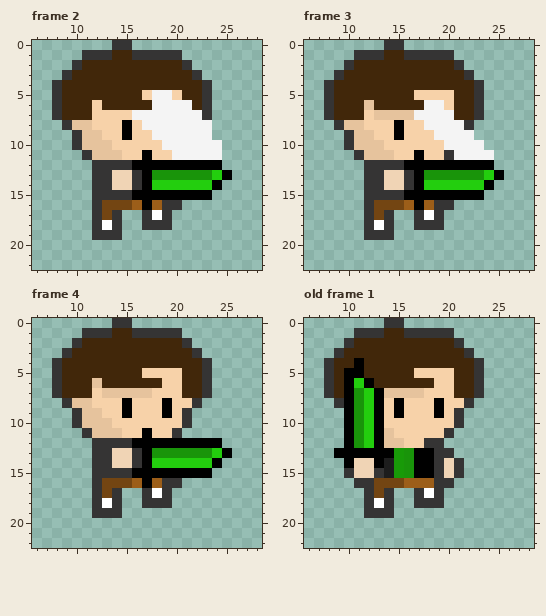
Pixel-art file -- Assets/Personajes/Ben/Ben 10 Ataque en aire.ase. The picture above was drawn from the file before the commit.
32x32 pixels, 4 frames. Shown: frame 2: x 6..28, y 0..22; frame 3: x 6..28, y 0..22; frame 4: x 6..28, y 0..22; old frame 1: x 6..28, y 0..22. The commit also changed other frames, which this record leaves out.
The same view after the edit:
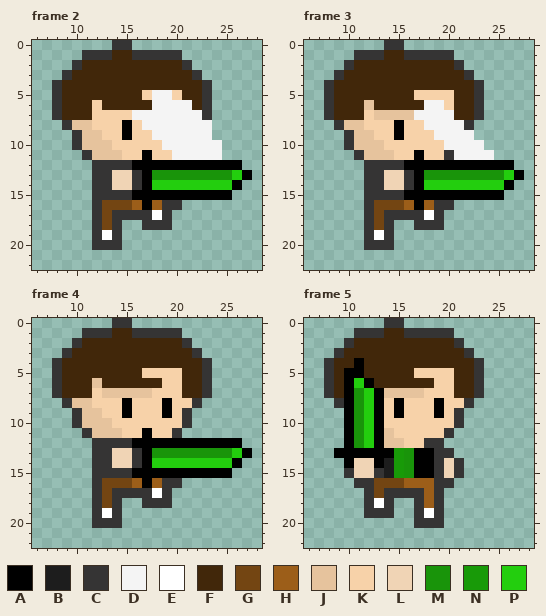
Palette (. is transparent): A #000000  B #1d1d1d  C #353434  D #f4f4f4  E #ffffff  F #41270a  G #734512  H #9c5e19  J #e6c39d  K #f7d2a9  L #f0d4b5  M #19940a  N #189a08  P #23ce0e
A new or re-ordered frame is compared with the old frame closest to it.
Edits made:
frames 4 -> 8
Changed rows in their new state; - is an unchanged pixel.
Frame 2, layers "Espada", "Ropa":
first column x 12:
12 -------------AA-
13 ------------MMPA
14 ------------PPA-
15 ------------AA--
17 ---CC-----------
18 -G--------------
19 -E--------------
20 CCC-------------
Frame 3, layers "Espada", "Ropa": the same change as frame 2
Frame 4, layers "Espada", "Ropa": the same change as frame 2
Frame 5 is new; against old frame 1, layer "Ropa":
first column x 15:
17 CC-H-
18 ---H-
19 --CEC
20 --CCC
